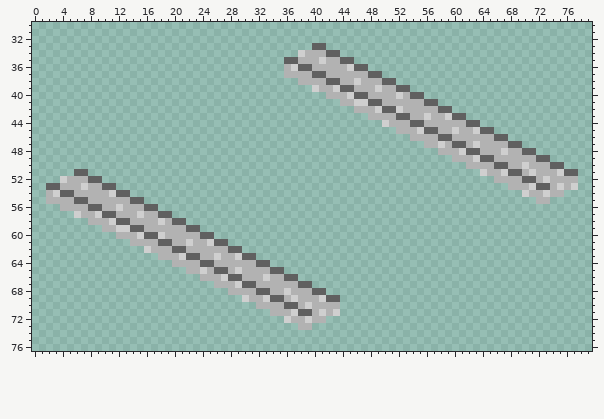
Two versions of one pixel-art file, assets/art/hub_level/sidewalk/road_sidewalk2.aseprite. Above: the version before the commit.
80x82 pixels, 1 frame. Shown: x 0..79, y 30..76.
After:
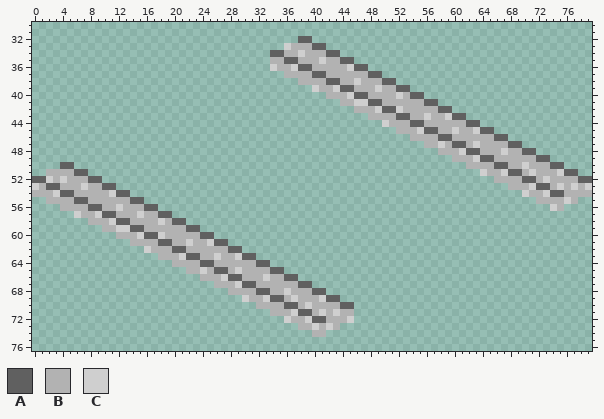
Palette (. is transparent): A #606060  B #b2b2b2  C #cfcfcf
The edit:
Layer "sidewalk":
y 32: x 38..39 .. -> AA
y 33: x 36..39 .... -> CBBB
y 34: x 34..37 .... -> AABB
y 35: x 34..35 .. -> BB
y 36: x 34..35 .. -> CB
y 50: x 4..5 .. -> AA
y 51: x 2..5 .... -> BBBB
y 52: x 0..3 .... -> AACB; x 78..79 .. -> AA
y 53: x 0..1 .. -> CB; x 78..79 .. -> BC
y 54: x 0..1 .. -> BB; x 74..79 BB.... -> AABBBB
y 55: x 74..77 .... -> BBCB
y 56: x 74..75 .. -> CB
y 70: x 44..45 .. -> AA
y 71: x 44..45 .. -> BB
y 72: x 40..45 BB.... -> AABBBC
y 73: x 40..43 .... -> CBCB
y 74: x 40..41 .. -> BB
